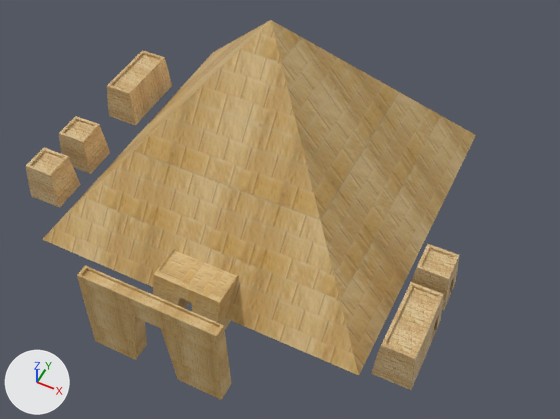
The Blender file Build/MapGeneratorBuild_Data/StreamingAssets/Egyptian/Models/Pyramid.blend: old version first, new version second.
One viewpoint serves both versions: a 50 mm camera at (0.573, -1.102, 1.258) aimed at (0.091, -0.137, 0.052). Lighting does not change. The marker at lower left points along +X, +Y and +Z.
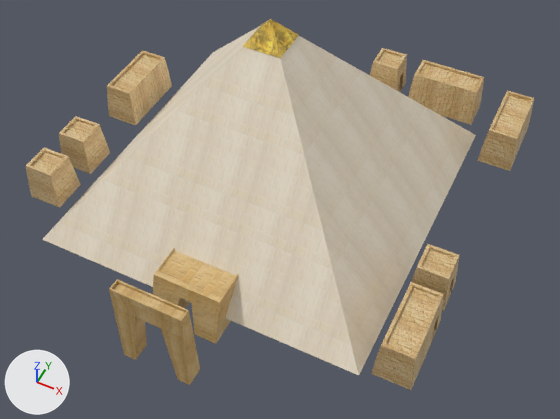
Changed parts and their boxes (x1, y1, x2, y2) in the pictures (560 x 419 px; the box of a moved part takes in the faces that stretch with it):
'Cube', recoloured, surface changed (brown to white): (42, 20, 476, 375) in both
'Cube.012', reshaped (41% narrower, 21% shorter): before (77, 266, 232, 400); after (109, 279, 200, 385)
'Cube.006', added (brown): after (408, 60, 484, 125)
'Cube.007', added (brown): after (477, 91, 534, 171)
'Cube.009', added (yellow): after (243, 19, 299, 58)
'Cube.008', added (brown): after (370, 48, 407, 92)
part 1 of me_cube, surface changed (brown to white): before (42, 20, 476, 375); after (42, 26, 476, 375)
part 2 of me_cube_013, moved or reshaped: before (161, 305, 232, 400); after (161, 305, 200, 385)
part 3 of me_cube_013, moved or reshaped: before (77, 266, 136, 360); after (109, 279, 136, 360)

The edits, one by one:
Picture 'Egyptian White.png' (img_egyptian_white_png) is new.
Picture 'Egyptian Gold.png' (img_egyptian_gold_png) is new.
Material 'Egyptian White.png' (mat_egyptian_white_png) is new.
Its texture is img_egyptian_white_png.
Material 'Egyptian Gold.png' (mat_egyptian_gold_png) is new.
Its texture is img_egyptian_gold_png.
me_cube has 8 vertices, 6 faces and spans x -0.37..0.37, y -0.37..0.37, z -0.036..0.409.
me_cube is used by ob_cube; location (0.005, -0.004, 0.0).
me_cube no longer uses material mat_egyptianbrick_png (picture img_egyptianbrick_png).
me_cube part 1: texture (UV) coordinates of 5 of 6 faces, centred in x -0.185..0.185, y -0.185..0.185, z -0.036..0.187, changed; they spanned u -1.0..2.0, v -1.0..2.0 and now span u -2.61..3.61, v -2.61..3.61.
me_cube now uses material mat_egyptian_white_png (picture img_egyptian_white_png).
me_cube_013 has 40 vertices, 38 faces and spans x -0.021..0.018, y -0.145..0.144, z -0.071..0.138.
me_cube_013 is used by ob_cube_012; location (0.013, -0.496, 0.0); rotation (0.0, 0.0, 1.571), in degrees (0, 0, 90).
me_cube_013 part 2: all 10 vertices in x -0.021..0.018, y -0.145..-0.14, z -0.071..0.138 are scaled about the mesh origin by (1, 0.519, 1).
me_cube_013 part 3: all 10 vertices in x -0.021..0.018, y 0.138..0.144, z -0.071..0.138 are scaled about the mesh origin by (1, 0.519, 1).
Mesh me_cube_009 is new.
It has 8 vertices, 6 faces and spans x -0.0407..0.0407, y -0.0407..0.0407, z 0.3624..0.4114.
It uses material mat_egyptian_gold_png (picture img_egyptian_gold_png).
Object 'Cube.006' (ob_cube_006) is new; it shows a copy of the mesh of ob_cube_003.
Its location is (0.225, 0.419, 0.0).
Its rotation in degrees is (0, 0, 181).
Object 'Cube.007' (ob_cube_007) is new; it shows a copy of the mesh of ob_cube_003.
Its location is (0.445, 0.307, 0.0).
Its rotation in degrees is (0, 0, 271).
Object 'Cube.008' (ob_cube_008) is new; it shows a copy of the mesh of ob_cube_022.
Its location is (0.115, 0.42, 0.0).
Its rotation in degrees is (0, 0, 91).
Object 'Cube.009' (ob_cube_009) is new; it shows me_cube_009.
Its location is (0.005, -0.004, 0.0).
